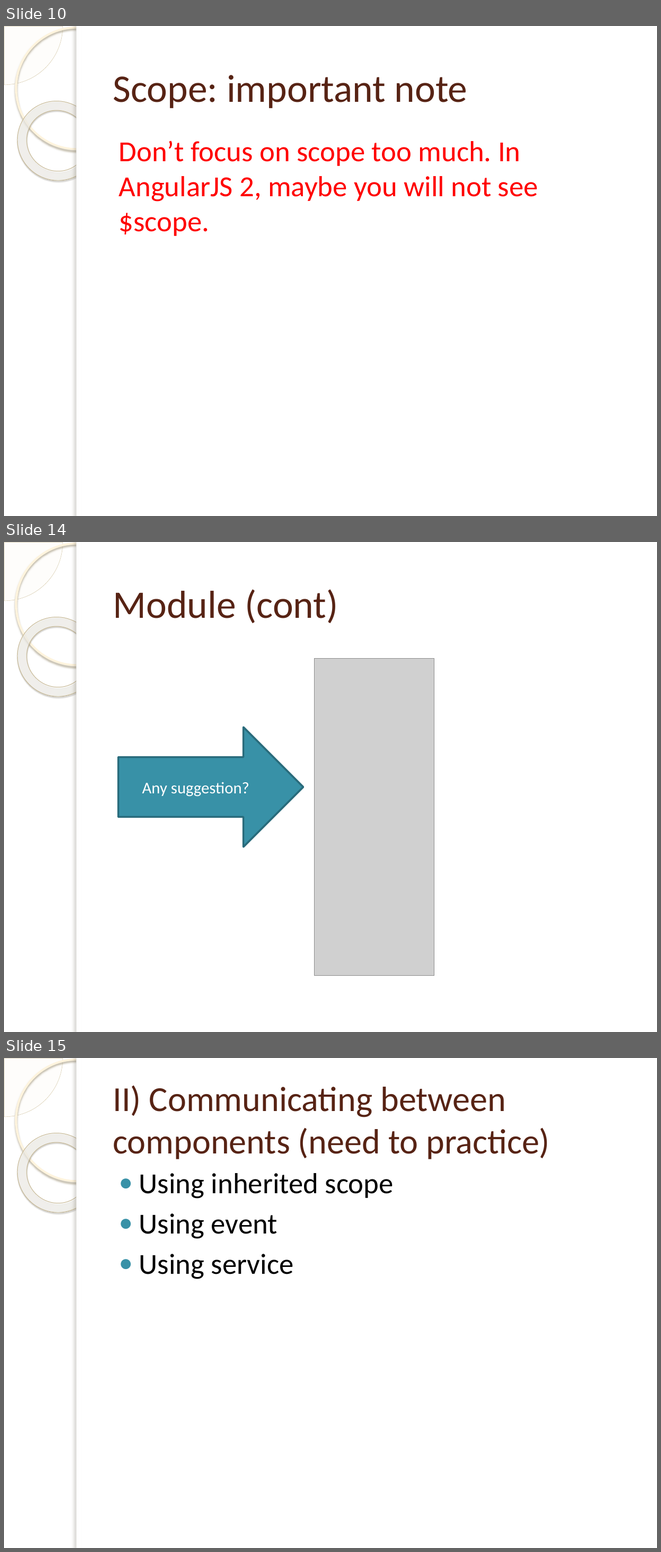
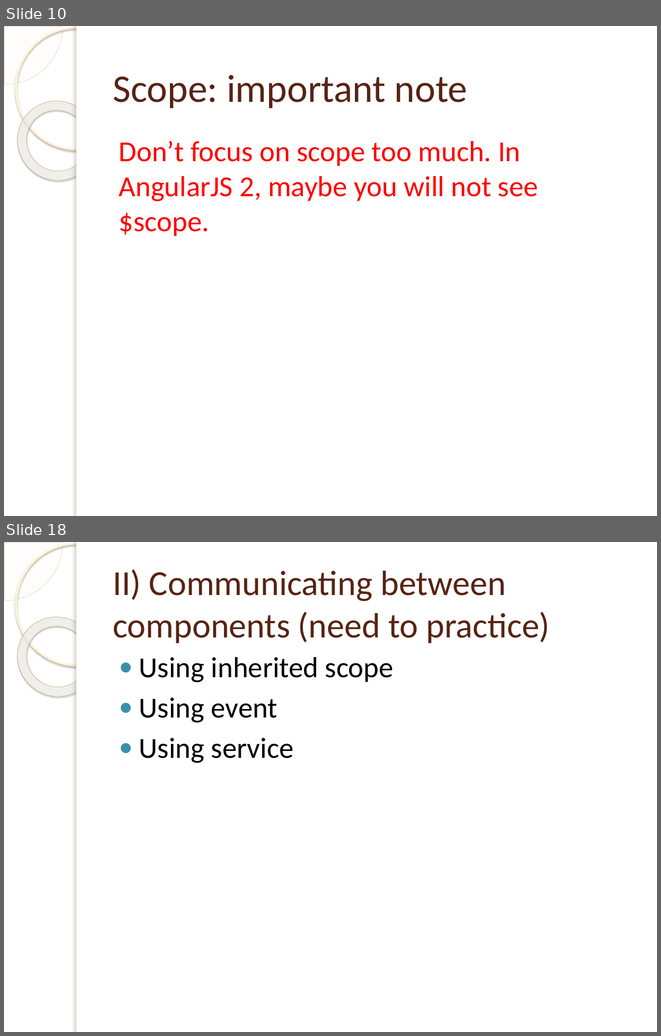
Before and after one commit to xuancong246/documents, a slide deck: Ebooks/AngularJS/AngularJS (Second meeting).pptx. Shown one above the other, each under a label of ours: slides 10, 14 and 15 before the commit, slides 10 and 18 after it; the slides between them are not shown. The pictures are 661x1552 and 661x1036 pixels, drawn with LibreOffice and Linux fonts; fonts in the diff are those of the drawing; grey boxes stand for pictures; background and template pictures are left out. Boxes give left, top, right and bottom in pixels: in the first picture for what was removed or moved away, otherwise in the second. Text is boxed around its words. In the diff, an @@ line names an element or a change of style, - is before the commit and + after.

```diff
--- a/Ebooks/AngularJS/AngularJS (Second meeting).pptx
+++ b/Ebooks/AngularJS/AngularJS (Second meeting).pptx
@@ slide 14 removed at box(4, 542, 657, 1032), background picture (left out); not listed: 5 template elements that a slide beside it also shows @@
@@ title removed at box(113, 589, 338, 623) @@
-Module (cont)
@@ picture removed at box(314, 658, 434, 975) @@
@@ right arrow removed at box(118, 727, 303, 846) @@
-Any suggestion?
@@ what was slide 15 is now slide 18 @@
```
Also in this commit, not shown: 1 slide changed, 6 slides added, 2 other slides removed.
